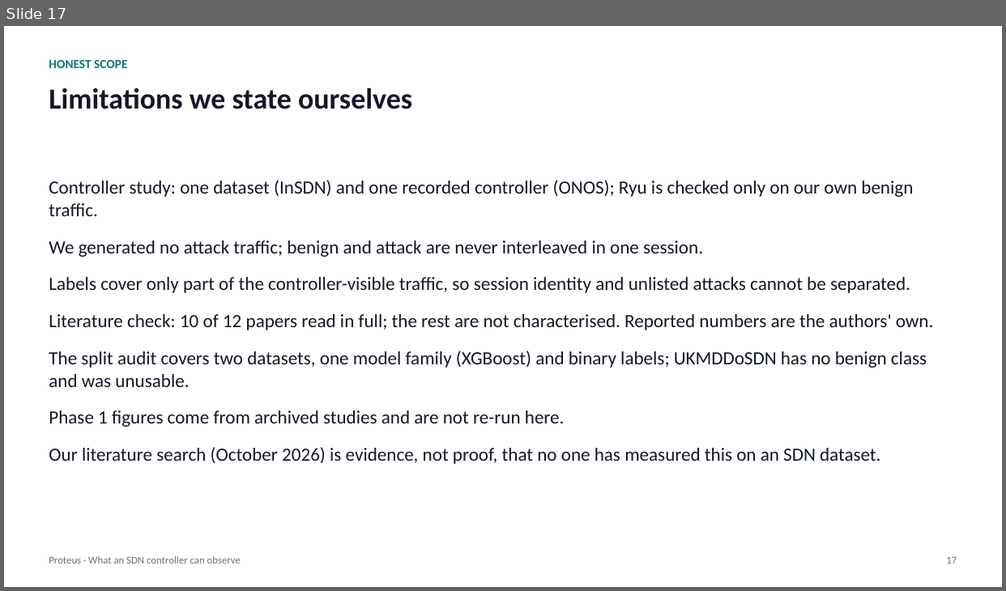
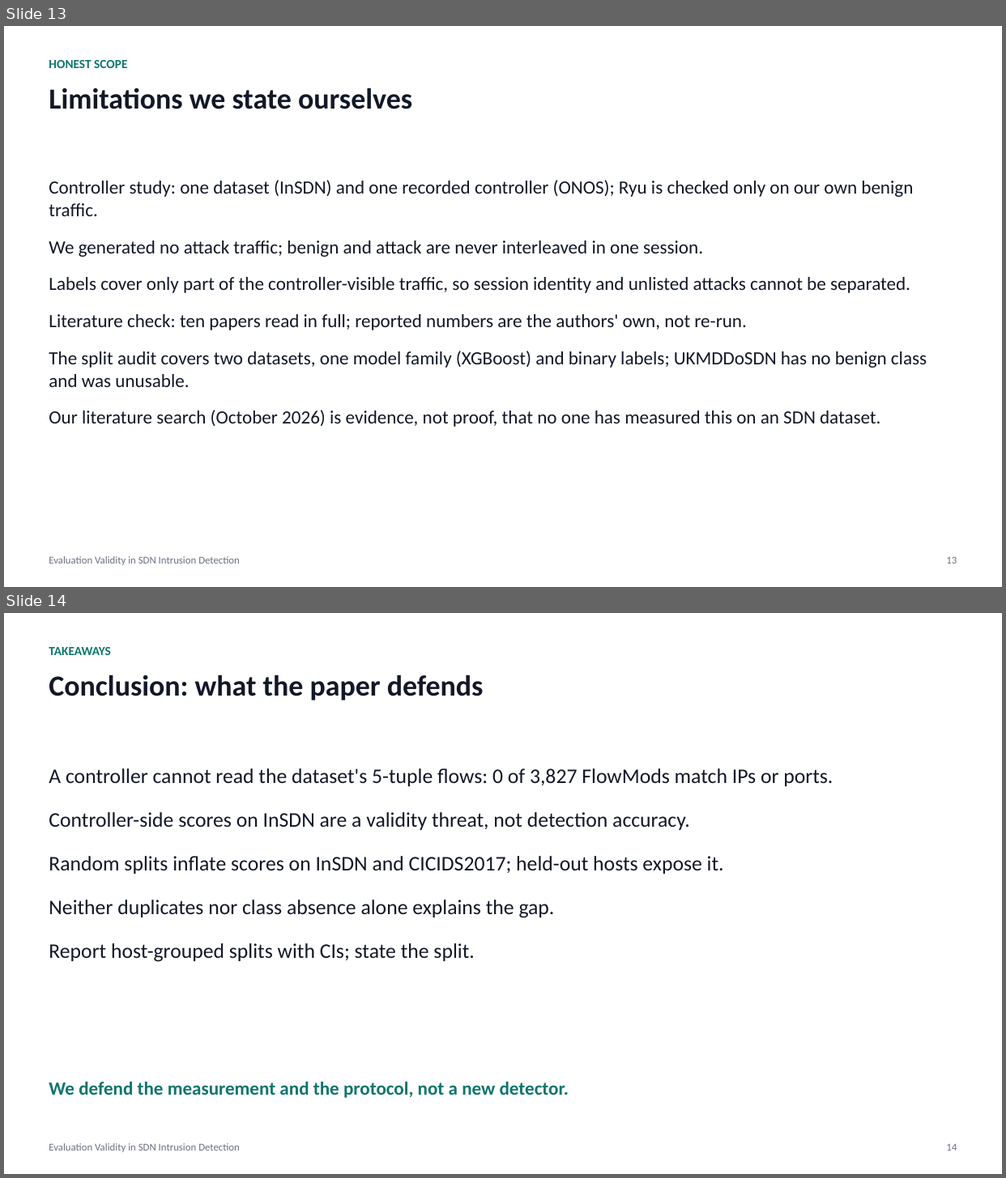
Before and after one commit to adhyan-jain/Proteus, a slide deck: research/insdn_controller/PRESENTATION.pptx. Shown one above the other, each under a label of ours: slide 17 before the commit, slides 13 and 14 after it. The pictures are 1006x591 and 1006x1178 pixels, drawn with LibreOffice and Linux fonts; fonts in the diff are those of the drawing. Boxes give left, top, right and bottom in pixels: in the first picture for what was removed or moved away, otherwise in the second. Text is boxed around its words. In the diff, an @@ line names an element or a change of style, - is before the commit and + after.

Commit message:
Deck: rebuild as 14 slides mirroring the paper (contributions, pipeline, audit, host structure on two datasets, limitations)

```diff
--- a/research/insdn_controller/PRESENTATION.pptx
+++ b/research/insdn_controller/PRESENTATION.pptx
@@ slide 14 added at bbox=[4, 613, 1002, 1174], background #FFFFFF @@
@@ text added at bbox=[49, 647, 111, 655], 12 pt, text #0F766E, bold @@
+TAKEAWAYS
@@ text added at bbox=[49, 675, 484, 700], 28 pt, text #111827, bold @@
+Conclusion: what the paper defends
@@ text added at bbox=[49, 769, 833, 962], 20 pt, text #111827 @@
+A controller cannot read the dataset's 5-tuple flows: 0 of 3,827 FlowMods match IPs or ports.
+Controller-side scores on InSDN are a validity threat, not detection accuracy.
+Random splits inflate scores on InSDN and CICIDS2017; held-out hosts expose it.
+Neither duplicates nor class absence alone explains the gap.
+Report host-grouped splits with CIs; state the split.
@@ text added at bbox=[49, 1081, 569, 1098], 18 pt, text #0F766E, bold @@
+We defend the measurement and the protocol, not a new detector.
@@ text added at bbox=[49, 1144, 240, 1152], 10 pt, text #6B7280 @@
+Evaluation Validity in SDN Intrusion Detection
@@ text added at bbox=[946, 1144, 957, 1151], 10 pt, text #6B7280 @@
+14
@@ what was slide 17 is now slide 13 @@
@@ slide 13 changed as well @@
@@ text at bbox=[49, 314, 746, 331]: text changed @@
-Literature check: 10 of 12 papers read in full; the rest are not characterised. Reported numbers are the authors' own.
+Literature check: ten papers read in full; reported numbers are the authors' own, not re-run.
@@ text at bbox=[49, 411, 565, 427]: paragraph removed @@
-Phase 1 figures come from archived studies and are not re-run here.
@@ text at bbox=[49, 557, 240, 565]: text changed @@
-Proteus · What an SDN controller can observe
+Evaluation Validity in SDN Intrusion Detection
@@ text at bbox=[946, 557, 957, 564]: text changed @@
-17
+13
```
Also in this commit, not shown: 9 other slides changed, 3 other slides added, 8 slides removed, 1 other file.
